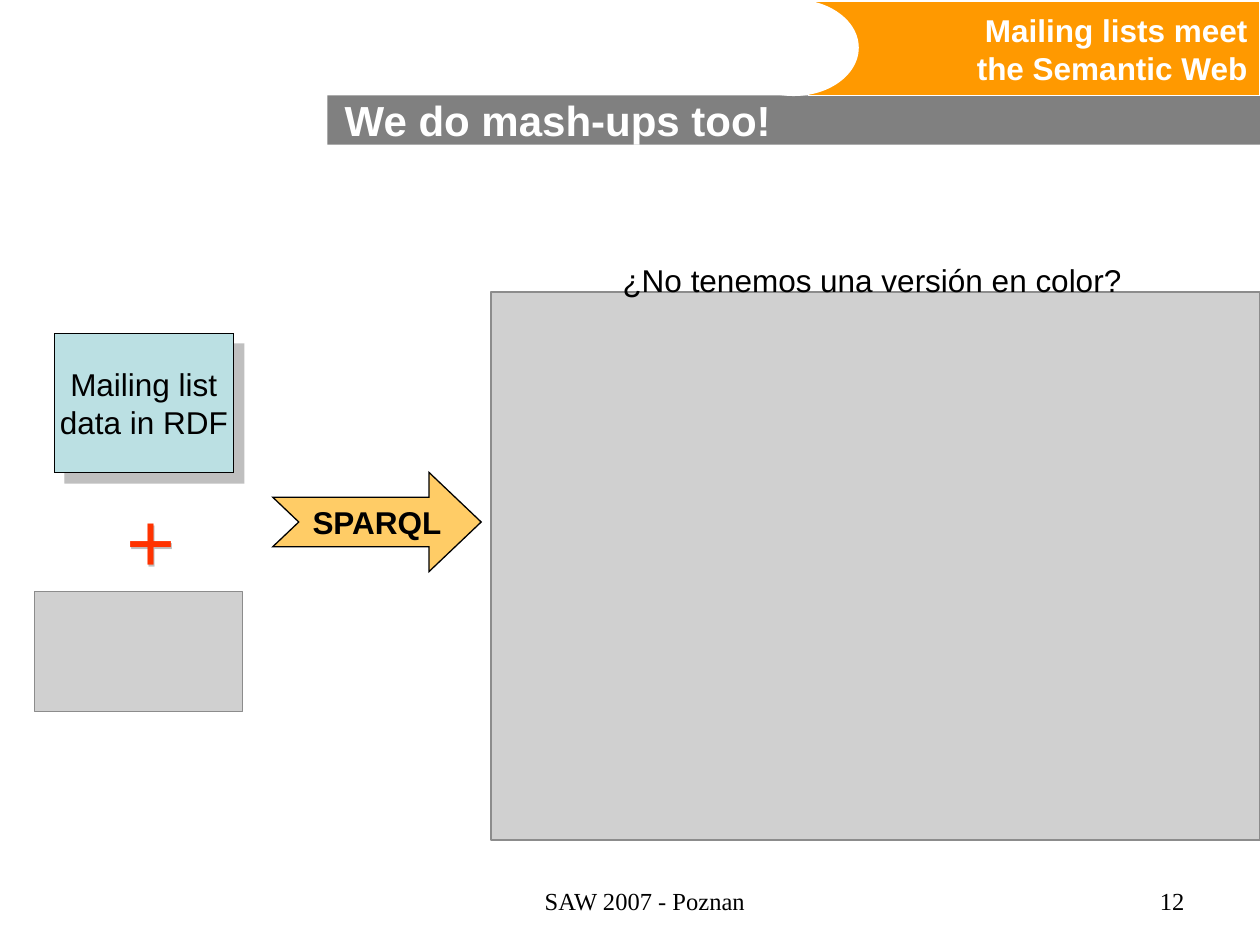
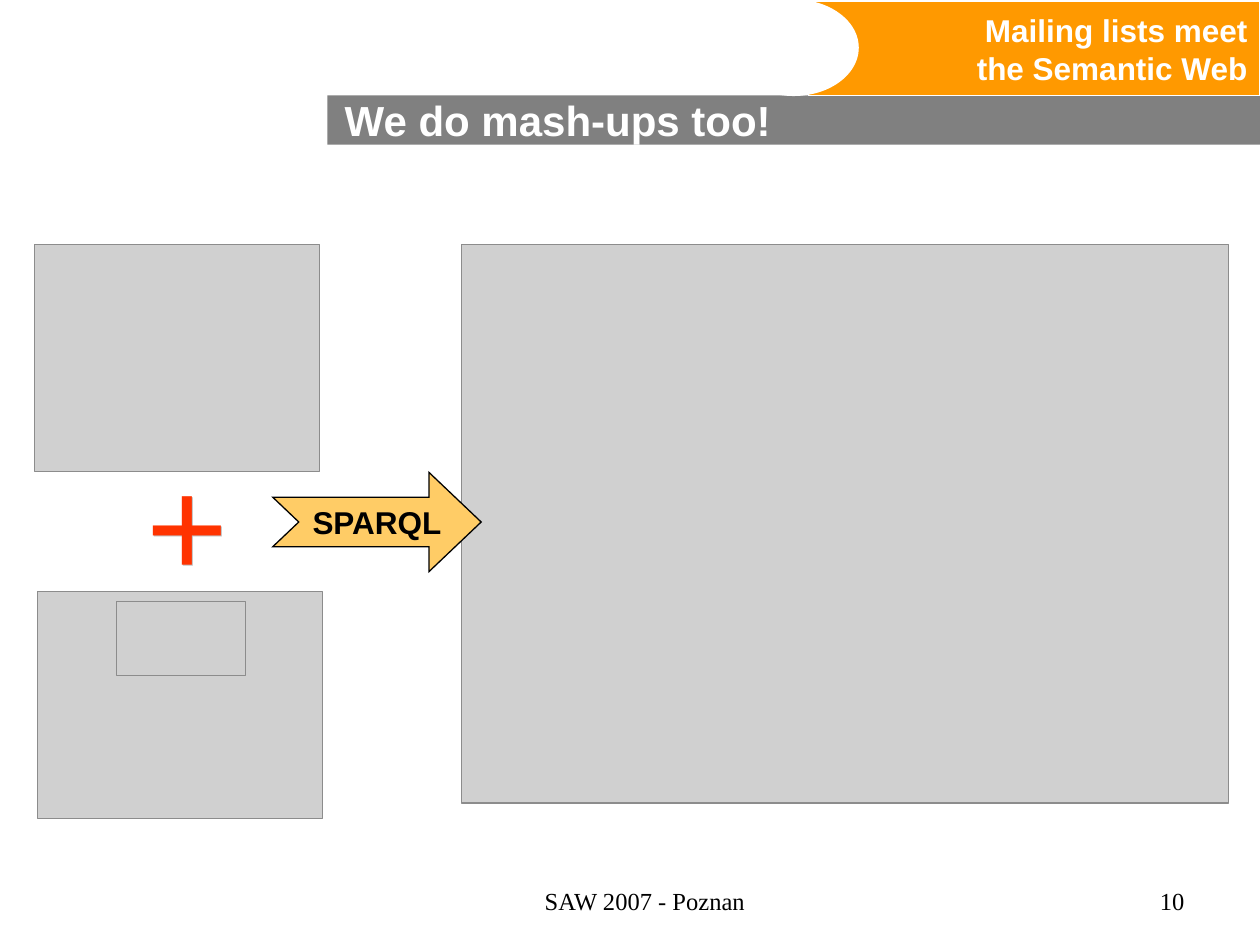
Before and after one commit to BackupTheBerlios/swaml-svn, a slide deck: slide 10 of trunk/doc/talks/20070427-saw2007/swaml.ppt (slide 12 before the commit). Drawn at 1260x945 pixels with LibreOffice and Linux fonts; fonts in the diff are those of the drawing; grey boxes stand for pictures; background and template pictures are left out. Boxes give left, top, right and bottom in pixels: in the first picture for what was removed or moved away, otherwise in the second. Text is boxed around its words. In the diff, an @@ line names an element or a change of style, - is before the commit and + after.

Commit message:
Final version

```diff
--- a/trunk/doc/talks/20070427-saw2007/swaml.ppt
+++ b/trunk/doc/talks/20070427-saw2007/swaml.ppt
@@ picture added at (34, 244, 319, 471) @@
@@ picture: place and size @@
-picture at (491, 292, 1260, 840)
+picture at (461, 244, 1228, 803)
@@ text removed at (623, 269, 1122, 298) @@
-¿No tenemos una versión en color?
@@ rectangle removed at (54, 334, 233, 472) @@
-Mailing list
-data in RDF
@@ text "+": place and size @@
-text "+" at (113, 483, 183, 596)
+text "+" at (134, 431, 203, 612)
@@ text "+" at (134, 431, 203, 612): size 48 to 80 pt; more space between paragraphs @@
@@ picture added at (38, 591, 323, 818) @@
@@ picture: place and size @@
-picture at (34, 591, 242, 711)
+picture at (117, 601, 246, 675)
@@ page number at (1160, 893, 1185, 911): text changed @@
-12
+10
```
Also in this commit, not shown: 3 other slides changed, 3 slides added, 5 slides removed.
